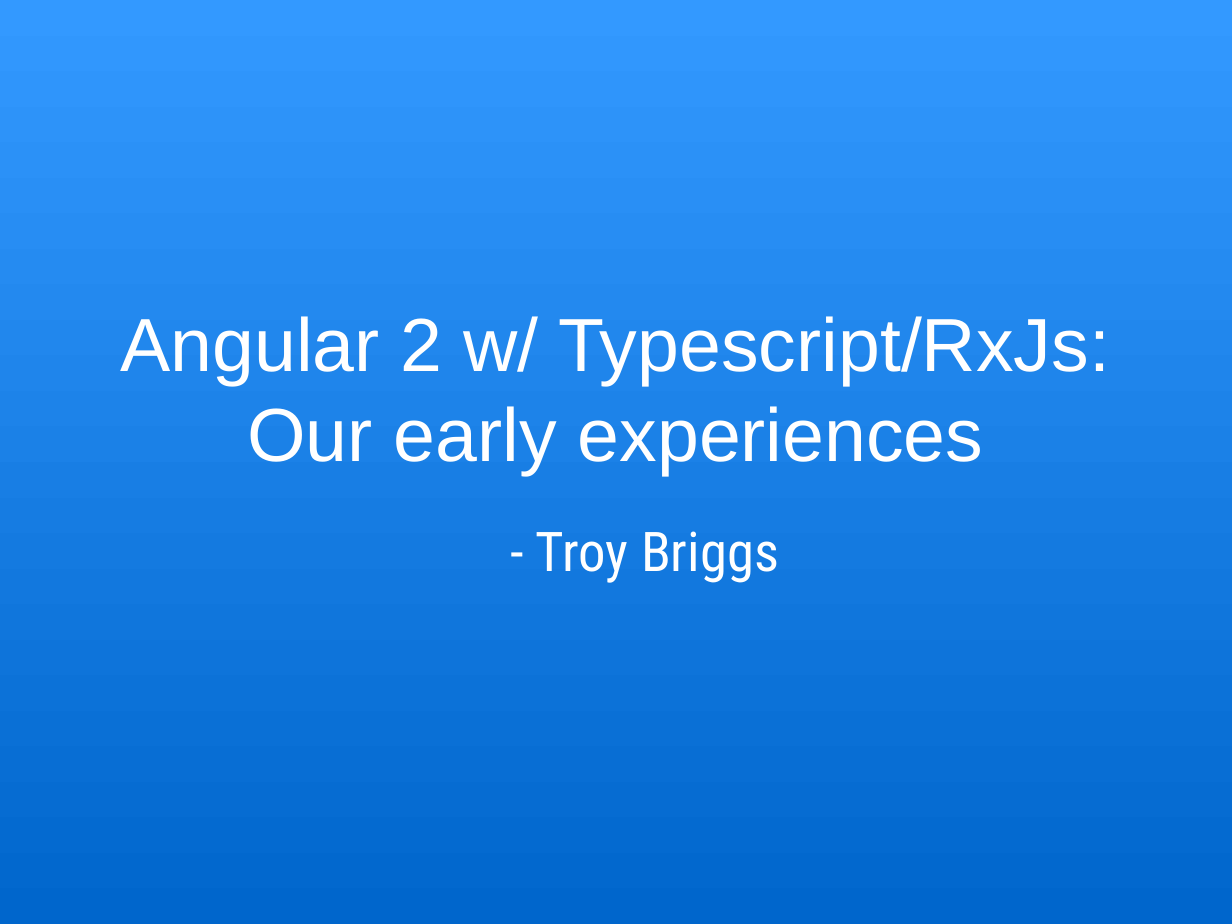
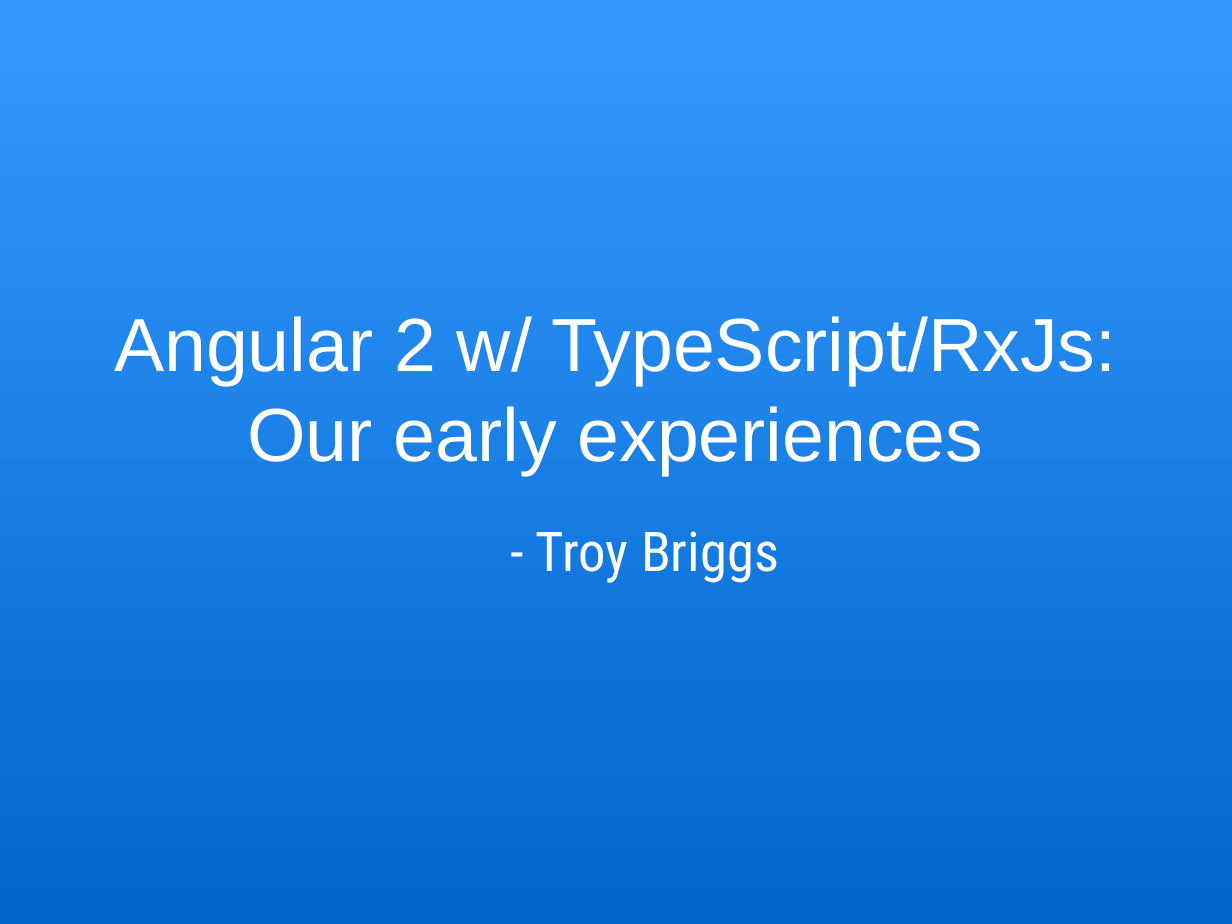
Before and after one commit to trognus/devcon2016, a slide deck: slide 1 of devconNg2.odp. Drawn at 1232x924 pixels with LibreOffice and Linux fonts; fonts in the diff are those of the drawing. Boxes give left, top, right and bottom in pixels: in the first picture for what was removed or moved away, otherwise in the second. Text is boxed around its words. In the diff, an @@ line names an element or a change of style, - is before the commit and + after.

```diff
--- a/devconNg2.odp
+++ b/devconNg2.odp
@@ title at <box>114,316,1117,475</box>: text changed @@
-Angular 2 w/ Typescript/RxJs: Our early experiences
+Angular 2 w/ TypeScript/RxJs: Our early experiences
```
Also in this commit, not shown: 4 other slides changed, 2 slides added, 1 other file.
